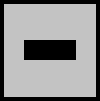
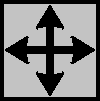
Before/after of a 100px x 101px layered artwork. What changed in the layer stack:
added layer "reposition_button" above "default_button.png copy" over [5, 5, 95, 96]
hid "default_button.png", painted on it over [5, 5, 95, 96]
